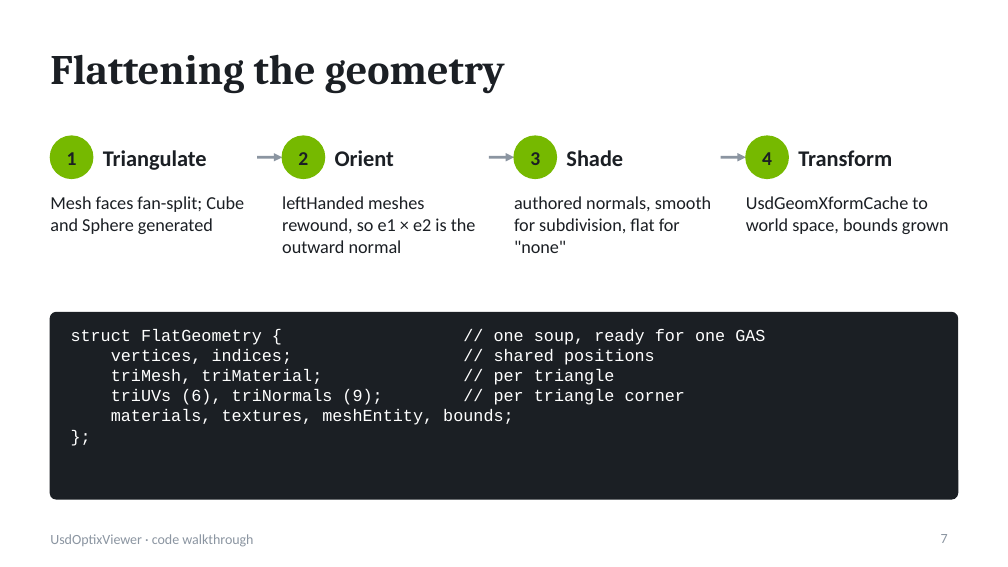
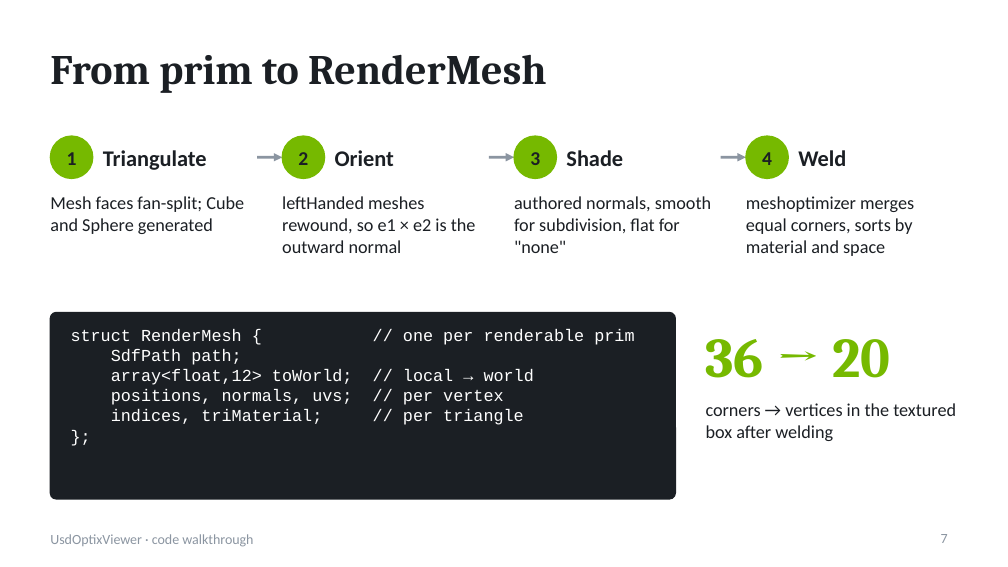
Before and after one commit to pablo-figueroa-uniandes/VizTools, a slide deck: slide 7 of Docs/UsdOptixViewer-code.pptx. Drawn at 1008x567 pixels with LibreOffice and Linux fonts; fonts in the diff are those of the drawing. Boxes give left, top, right and bottom in pixels: in the first picture for what was removed or moved away, otherwise in the second. Text is boxed around its words. In the diff, an @@ line names an element or a change of style, - is before the commit and + after.

```diff
--- a/Docs/UsdOptixViewer-code.pptx
+++ b/Docs/UsdOptixViewer-code.pptx
@@ title at (50,55,546,93): text changed @@
-Flattening the geometry
+From prim to RenderMesh
@@ text at (798,150,846,166): text changed @@
-Transform
+Weld
@@ text at (746,196,914,256): text changed @@
-UsdGeomXformCache to world space, bounds grown
+meshoptimizer merges equal corners, sorts by material and space
@@ rounded rectangle: place and size @@
-rounded rectangle at (50,312,958,499)
+rounded rectangle at (50,312,675,499)
@@ text at (71,329,524,425): text changed @@
-struct FlatGeometry { // one soup, ready for one GAS
-vertices, indices; // shared positions
-triMesh, triMaterial; // per triangle
-triUVs (6), triNormals (9); // per triangle corner
-materials, textures, meshEntity, bounds;
+struct RenderMesh { // one per renderable prim
+SdfPath path;
+array<float,12> toWorld; // local → world
+positions, normals, uvs; // per vertex
+indices, triMaterial; // per triangle
@@ text added at (706,339,890,378), 40 pt, text #76B900, bold @@
+36 → 20
@@ text added at (706,403,956,441), 13 pt, text #1B1F24 @@
+corners → vertices in the textured box after welding
```
Also in this commit, not shown: 10 other slides changed, 1 slide added, 2 other files.
